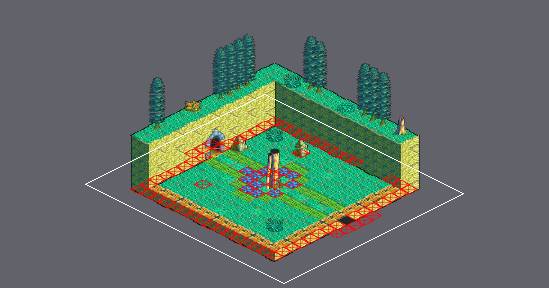
One commit to this Tiled map: Final_Fantasy_Mystery_World/Game/assets/maps/Tutorial_Attack3.tmx. The picture above shows the old version from afar; the outline marks the close-up.
Close-up. Before the commit:
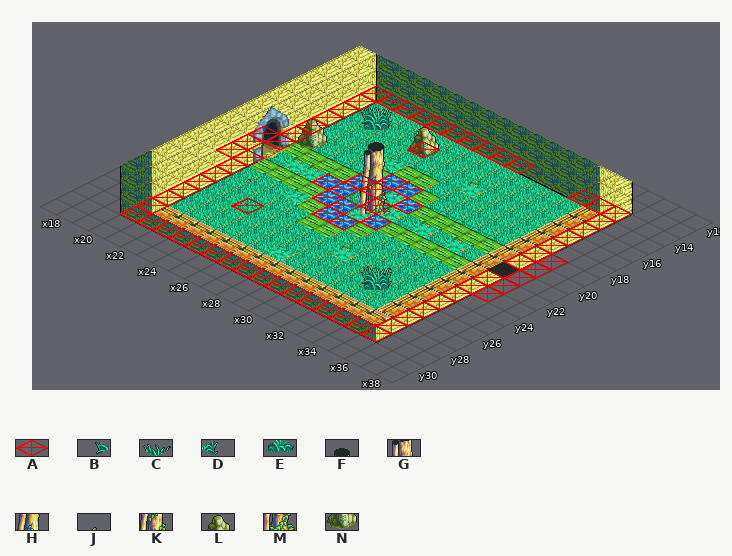
Cells are 32x16 px. Isometric: x runs down to the right, y down to the left. Shown: x 17..38, y 12..31.
Key: from "tutorial_tileset": A 4, B 48, C 49, D 50, E 51, F 217, G 241, H 265, J 267, K 289, L 293, M 313, N 317.
_ is an empty cell.
Layers that did not change in this view are not listed.
Layer "Enviorment" before, first column x 17:
12 ______________________
13 ______________________
14 ______________________
15 ____CD_L______________
16 ____BE__N_____________
17 ______F_______________
18 ___L___G______________
19 ____N___H_____________
20 _________K____________
21 __________M___________
22 ______________________
23 ____J_________________
24 ______________________
25 ______________CD______
26 ______________BE______
27 ______________________
28 ______________________
29 ______________________
30 ______________________
31 ______________________
Layer "Collider" before, first column x 17:
12 ______________________
13 ______________________
14 ___AAAAAAAAAA___AAA___
15 ___A______________A___
16 ___A____A_________A___
17 ___A______________A___
18 ___A______________A___
19 ___A_____AA_______AA__
20 __AA____AA_A______AA__
21 __A____AA_A________A__
22 __AA____AA_A______AA__
23 ___A_____AA_______AA__
24 ___A______________A___
25 ___A__A___________A___
26 ___A______________A___
27 ___A______________A___
28 ___A______________A___
29 ___AAAAAAAAAAAAAAAA___
30 ______________________
31 ______________________
And afterwards:
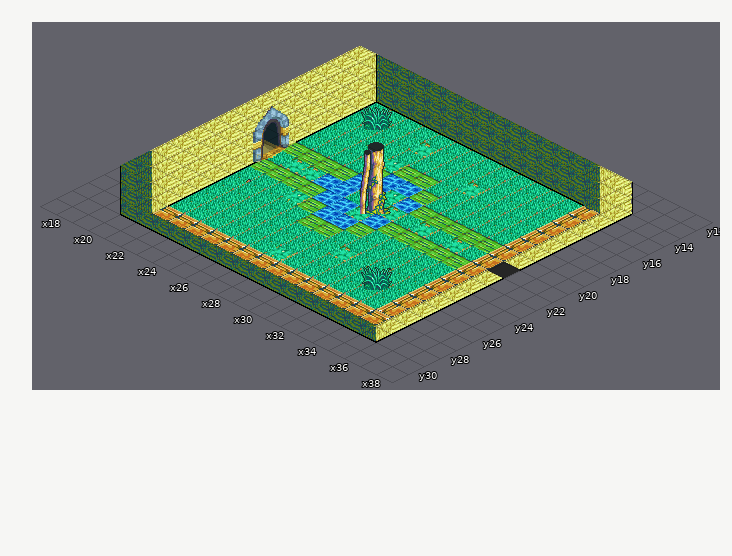
Edits made:
Changed rows in their new state; . is an unchanged cell.
Layer "Enviorment":
first column x 20:
15 ...._.
16 ....._
18 _.....
19 ._....
Layer "Collider" (now hidden):
first column x 19:
14 .__________...___.
15 ._.............._.
16 ._...._........._.
17 ._.............._.
18 ._.............._.
19 ._.....__.......__
20 __....__._......__
21 _....__._........_
22 __....__._......__
23 ._.....__.......__
24 ._.............._.
25 ._.._..........._.
26 ._.............._.
27 ._.............._.
28 ._.............._.
29 .________________.
Where, in picture pixels (left, top, right, bottom), the same in both close-ups:
removed: (120, 86, 632, 342)
